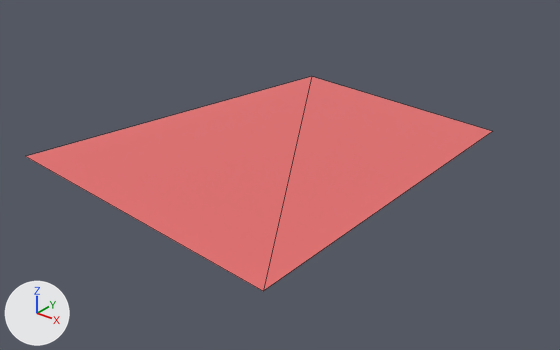
What one commit did to the COLLADA model src/fpe_pressure_gauge/fpe_pressure_gauge_red_segment.dae.
Both versions are drawn from a 50 mm camera at (0.0116, -0.0793, -0.0713) aimed at (-0.0065, -0.0568, -0.0852). Lighting does not change. The marker at lower left points along +X, +Y and +Z. Mesh edges are drawn as thin lines.

In view in the first picture: 'pressure_gauge_red_segment'.
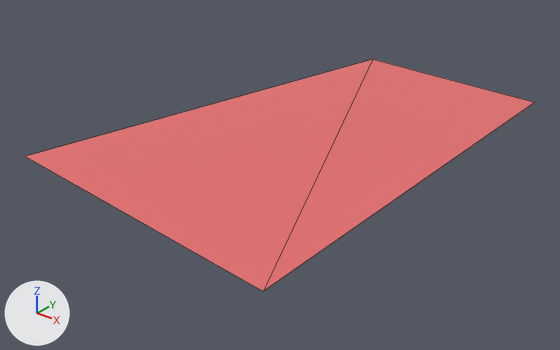
The newer file is also rescaled (x1.416), turned or shifted as a whole; pictures and numbers use the older file's frame.

The change, as a diff of the scene's bpy script:
```diff
--- a/src/fpe_pressure_gauge/fpe_pressure_gauge_red_segment.dae.py
+++ b/src/fpe_pressure_gauge/fpe_pressure_gauge_red_segment.dae.py
@@ me_cube_013 @@
 me_cube_013.from_pydata(...)  # 4 vertices, 2 faces; spans x -0.0128..0.0, y -0.0656..-0.05, z -0.0835
 # used by ob_pressure_gauge_red_segment; location = (0.0, 0.0, 0.0)
-me_cube_013.vertices[0].co = (0.0, -0.051, -0.0835)  # pixel (492, 131)
-me_cube_013.vertices[1].co = (-0.0099, -0.05, -0.0835)  # pixel (311, 76)
+# me_cube_013 part 1
+me_cube_013.vertices[0].co = (0.0, -0.0467, -0.0835)  # pixel (534, 102)
+me_cube_013.vertices[1].co = (-0.0091, -0.0458, -0.0835)  # pixel (372, 59)
 me_cube_013.materials.append(mat_button_red)
```

Boxes [x1, y1, x2, y2] around the edits, measured in the pictures (560 x 350 px):
'pressure_gauge_red_segment', reshaped (9% wider, 8% taller): before [26, 76, 493, 291]; after [26, 59, 534, 291]
